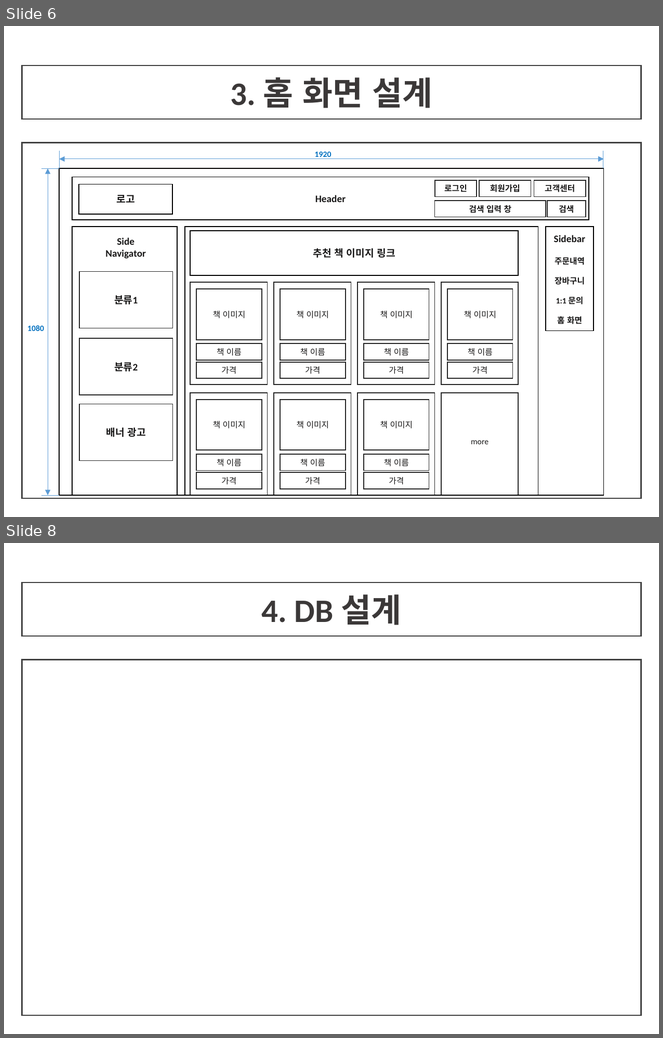
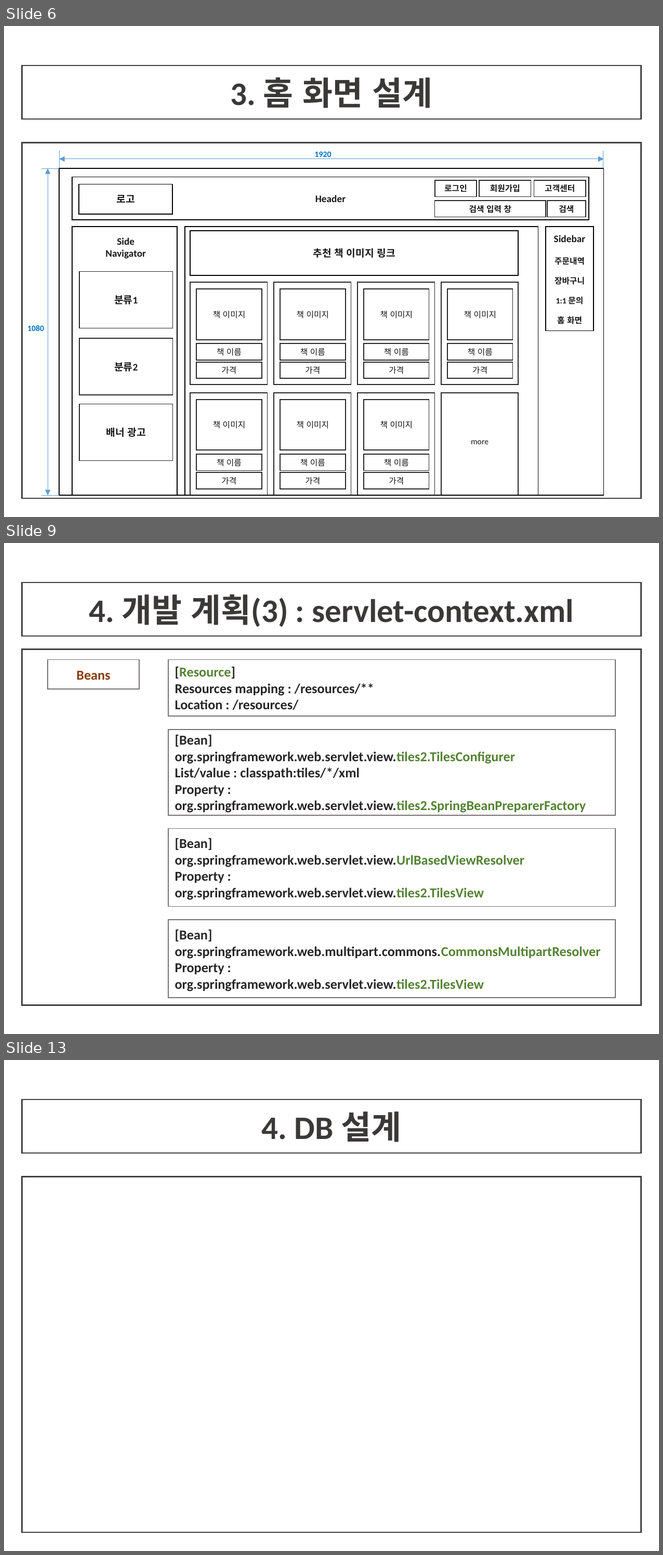
Before and after one commit to himediaai/DongGyun, a slide deck: 기획안.pptx. Shown one above the other, each under a label of ours: slides 6 and 8 before the commit, slides 6, 9 and 13 after it; the slides between them are not shown. The pictures are 663x1038 and 663x1555 pixels, drawn with LibreOffice and Linux fonts; fonts in the diff are those of the drawing. Boxes give left, top, right and bottom in pixels: in the first picture for what was removed or moved away, otherwise in the second. Text is boxed around its words. In the diff, an @@ line names an element or a change of style, - is before the commit and + after.

```diff
--- a/기획안.pptx
+++ b/기획안.pptx
@@ slide 9 added at [4,543,659,1034], background #FFFFFF @@
@@ rectangle added at [22,583,641,636], outline #404040 1.5 pt, 36 pt, text #3B3838, bold @@
+4. 개발 계획(3) : servlet-context.xml
@@ rectangle added at [22,649,641,1005], outline #404040 1.5 pt @@
@@ rectangle added at [48,659,139,689], outline #767171 1 pt, 15 pt, text #843C0B, bold @@
+Beans
@@ rectangle added at [168,659,616,716], outline #767171 1 pt, 15 pt, text #262626, bold @@
+[Resource]
+Resources mapping : /resources/**
+Location : /resources/
@@ rectangle added at [168,730,616,815], outline #767171 1 pt, 15 pt, text #262626, bold @@
+[Bean]
+org.springframework.web.servlet.view.tiles2.TilesConfigurer
+List/value : classpath:tiles/*/xml
+Property : org.springframework.web.servlet.view.tiles2.SpringBeanPreparerFactory
@@ rectangle added at [168,828,616,906], outline #767171 1 pt, 15 pt, text #262626, bold @@
+[Bean]
+org.springframework.web.servlet.view.UrlBasedViewResolver
+Property :
+org.springframework.web.servlet.view.tiles2.TilesView
@@ rectangle added at [168,921,616,999], outline #767171 1 pt, 15 pt, text #262626, bold @@
+[Bean]
+org.springframework.web.multipart.commons.CommonsMultipartResolver
+Property :
+org.springframework.web.servlet.view.tiles2.TilesView
@@ what was slide 8 is now slide 13 @@
```
Also in this commit, not shown: 2 slides changed, 4 other slides added.
